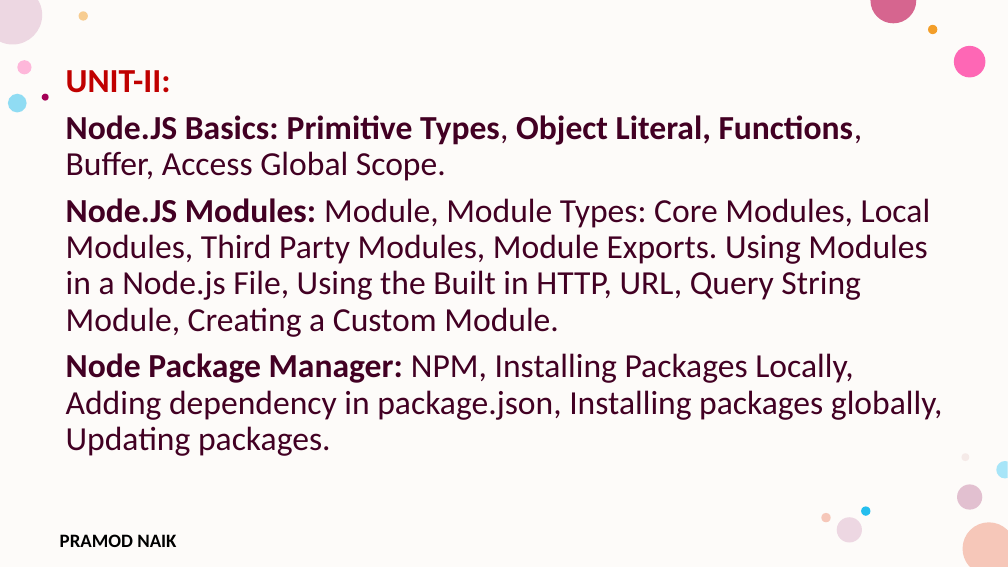
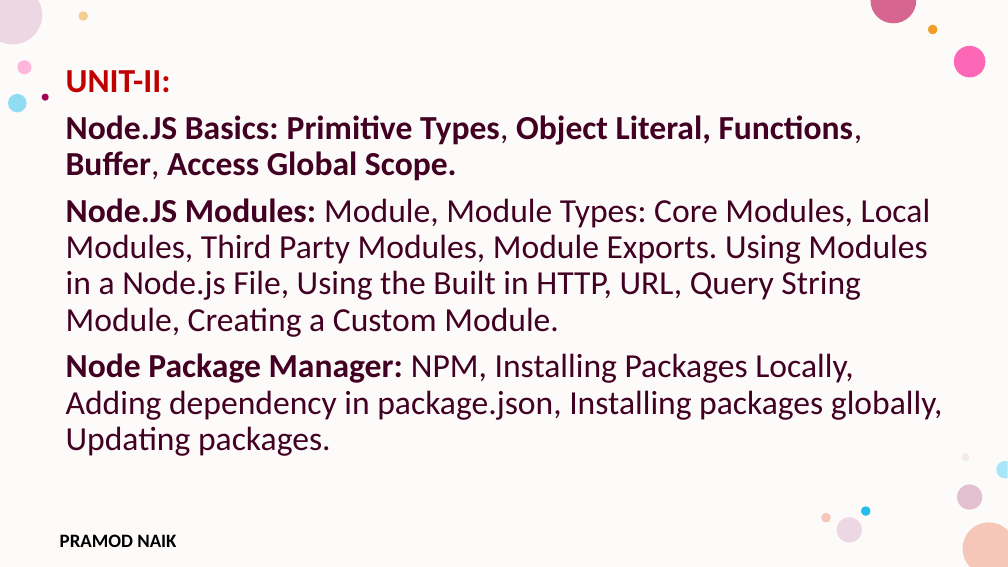
Before and after one commit to PRAMOD-VISHNU-NAIK/MCA-3rd-Sem-Srinivas-College, a slide deck: slide 23 of Theory CLass Notes/Unit-2.pptx (slide 17 before the commit). Drawn at 1008x567 pixels with LibreOffice and Linux fonts; fonts in the diff are those of the drawing; background and template pictures are left out. Boxes give left, top, right and bottom in pixels: in the first picture for what was removed or moved away, otherwise in the second. Text is boxed around its words. In the diff, an @@ line names an element or a change of style, - is before the commit and + after.

```diff
--- a/Theory CLass Notes/Unit-2.pptx
+++ b/Theory CLass Notes/Unit-2.pptx
@@ text at (66,115,863,181): bold on in "Buffer, Access Global Scope." @@
```
Also in this commit, not shown: 1 other slide changed, 9 slides added, 2 other files.
